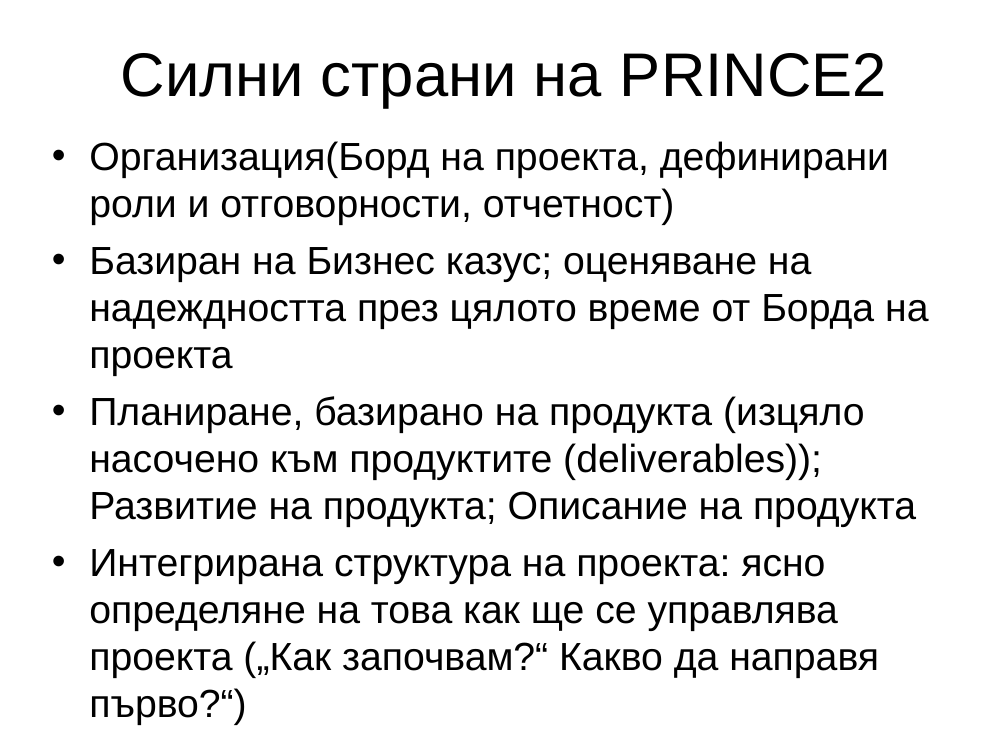
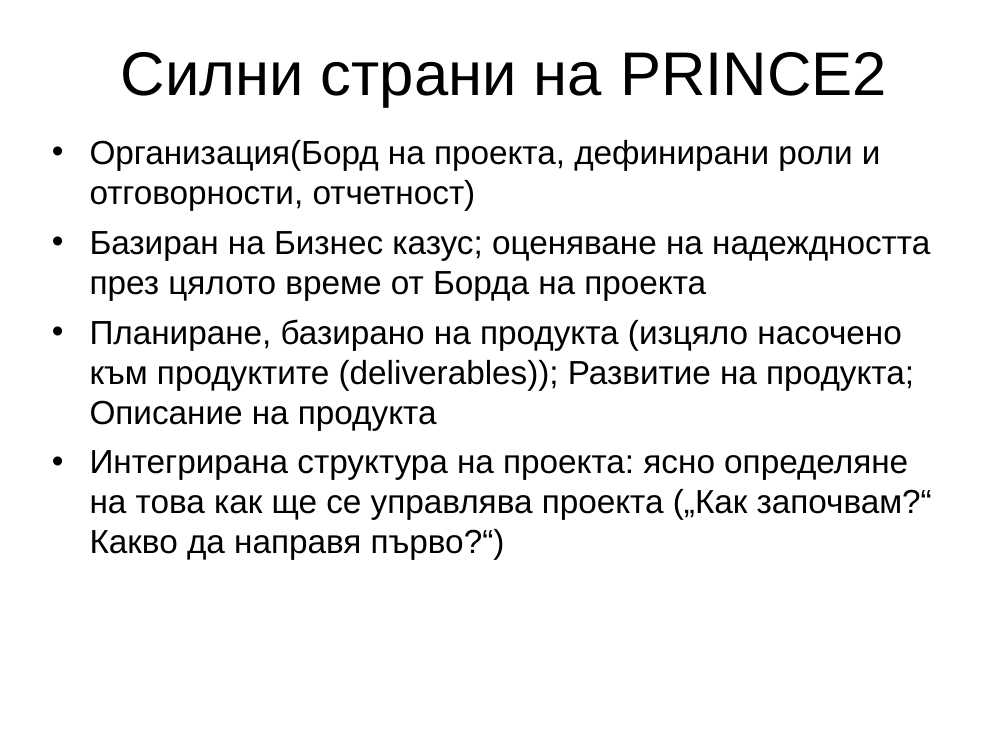
Before and after one commit to marvellouz/PM, a slide deck: slide 107 of prince2_v0.6bg.ppt (slide 102 before the commit). Drawn at 1008x756 pixels with LibreOffice and Linux fonts; fonts in the diff are those of the drawing. Boxes give left, top, right and bottom in pixels: in the first picture for what was removed or moved away, otherwise in the second. Text is boxed around its words. In the diff, an @@ line names an element or a change of style, - is before the commit and + after.

```diff
--- a/prince2_v0.6bg.ppt
+++ b/prince2_v0.6bg.ppt
@@ text "Организация(Борд на проекта, дефинирани роли ..." at <box>90,140,932,560</box>: size 28 to 23.8 pt @@
```
Also in this commit, not shown: 47 other slides changed, 5 slides added, 1 other file.
